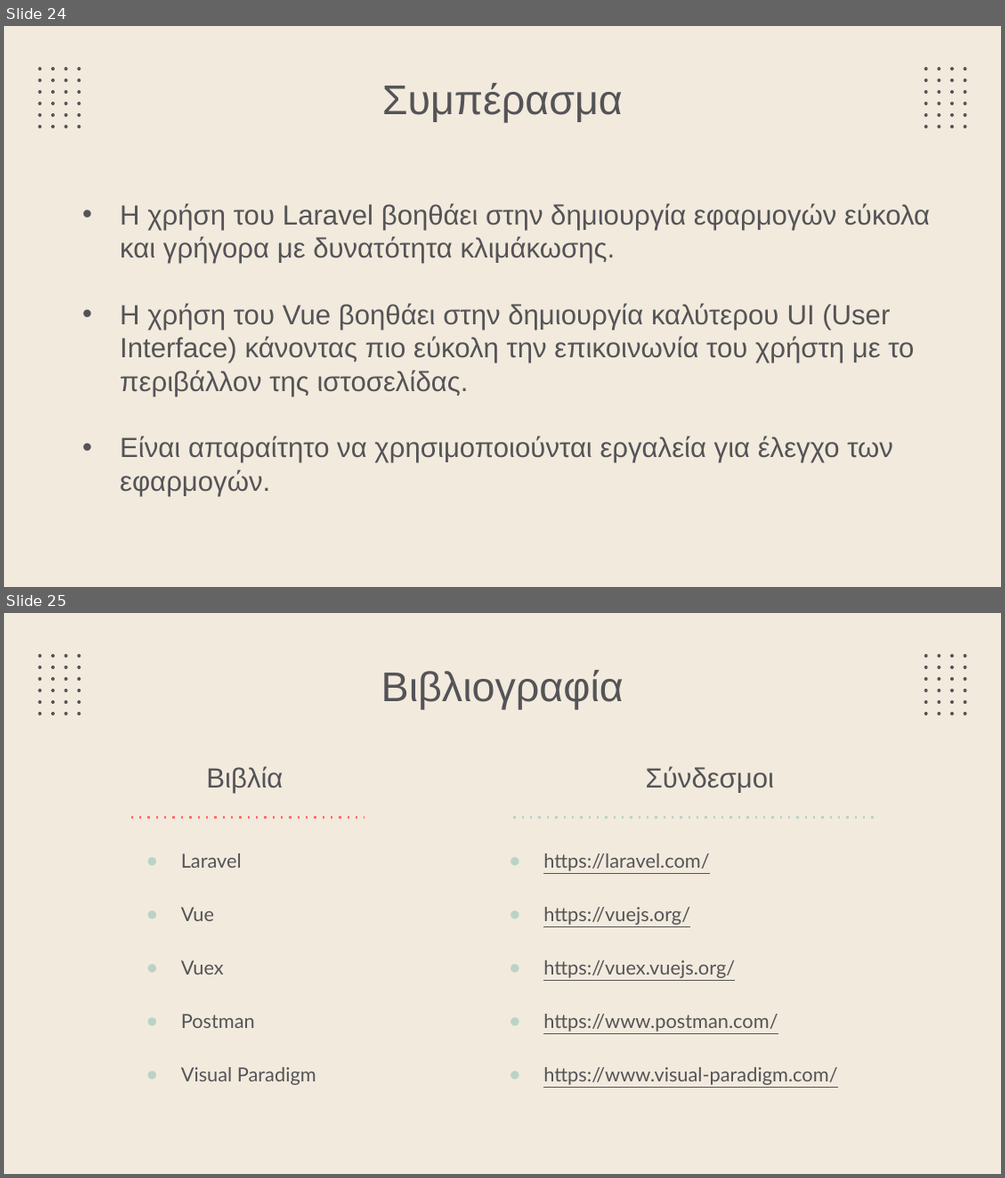
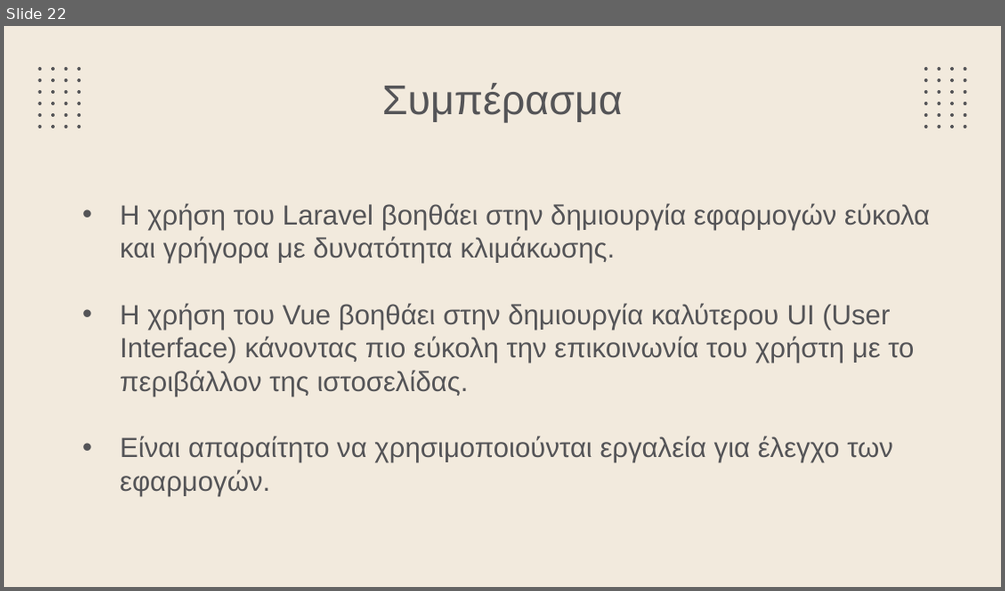
Before and after one commit to Button99/Rental-Accommodation, a slide deck: Thesis PowerPoint.pptx. Shown one above the other, each under a label of ours: slides 24 and 25 before the commit, slide 22 after it. The pictures are 1005x1178 and 1005x591 pixels, drawn with LibreOffice and Linux fonts; fonts in the diff are those of the drawing. Boxes give left, top, right and bottom in pixels: in the first picture for what was removed or moved away, otherwise in the second. Text is boxed around its words. In the diff, an @@ line names an element or a change of style, - is before the commit and + after.

```diff
--- a/Thesis PowerPoint.pptx
+++ b/Thesis PowerPoint.pptx
@@ slide 25 removed at bbox=[4, 613, 1001, 1174], background #F2EADD; not listed: 48 template elements that a slide beside it also shows @@
@@ title removed at bbox=[381, 670, 623, 709] @@
-Βιβλιογραφία
@@ text removed at bbox=[206, 766, 283, 794] @@
-Βιβλία
@@ text removed at bbox=[646, 766, 774, 793] @@
-Σύνδεσμοι
@@ line removed from (130, 818) to (364, 818) @@
@@ line removed from (513, 818) to (874, 818) @@
@@ text removed at bbox=[181, 853, 316, 1085] @@
-● Laravel
-● Vue
-● Vuex
-● Postman
-● Visual Paradigm
@@ text removed at bbox=[543, 853, 837, 1085] @@
-● https://laravel.com/
-● https://vuejs.org/
-● https://vuex.vuejs.org/
-● https://www.postman.com/
-● https://www.visual-paradigm.com/
@@ what was slide 24 is now slide 22 @@
```
Also in this commit, not shown: 3 slides changed, 2 other slides removed.
